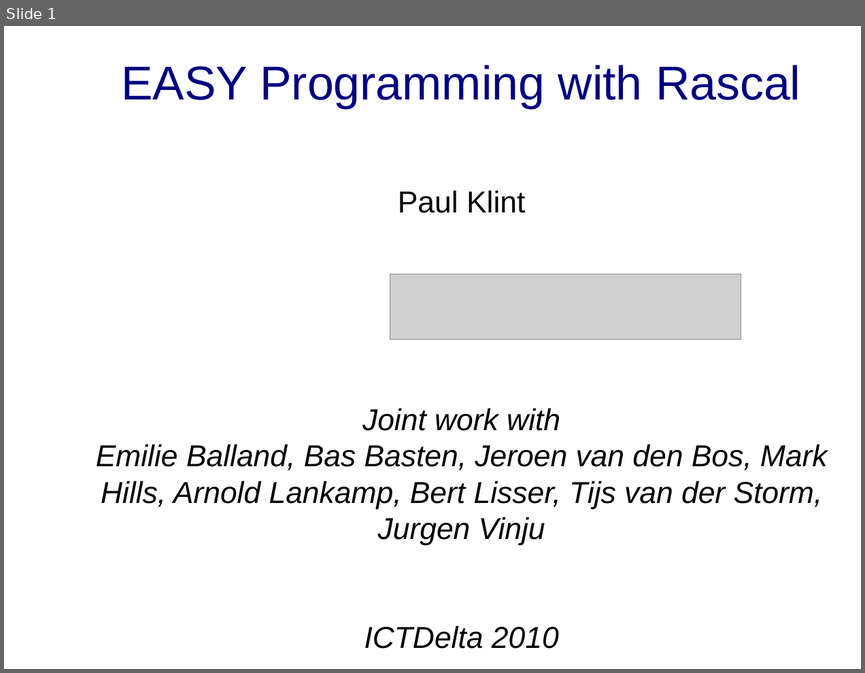
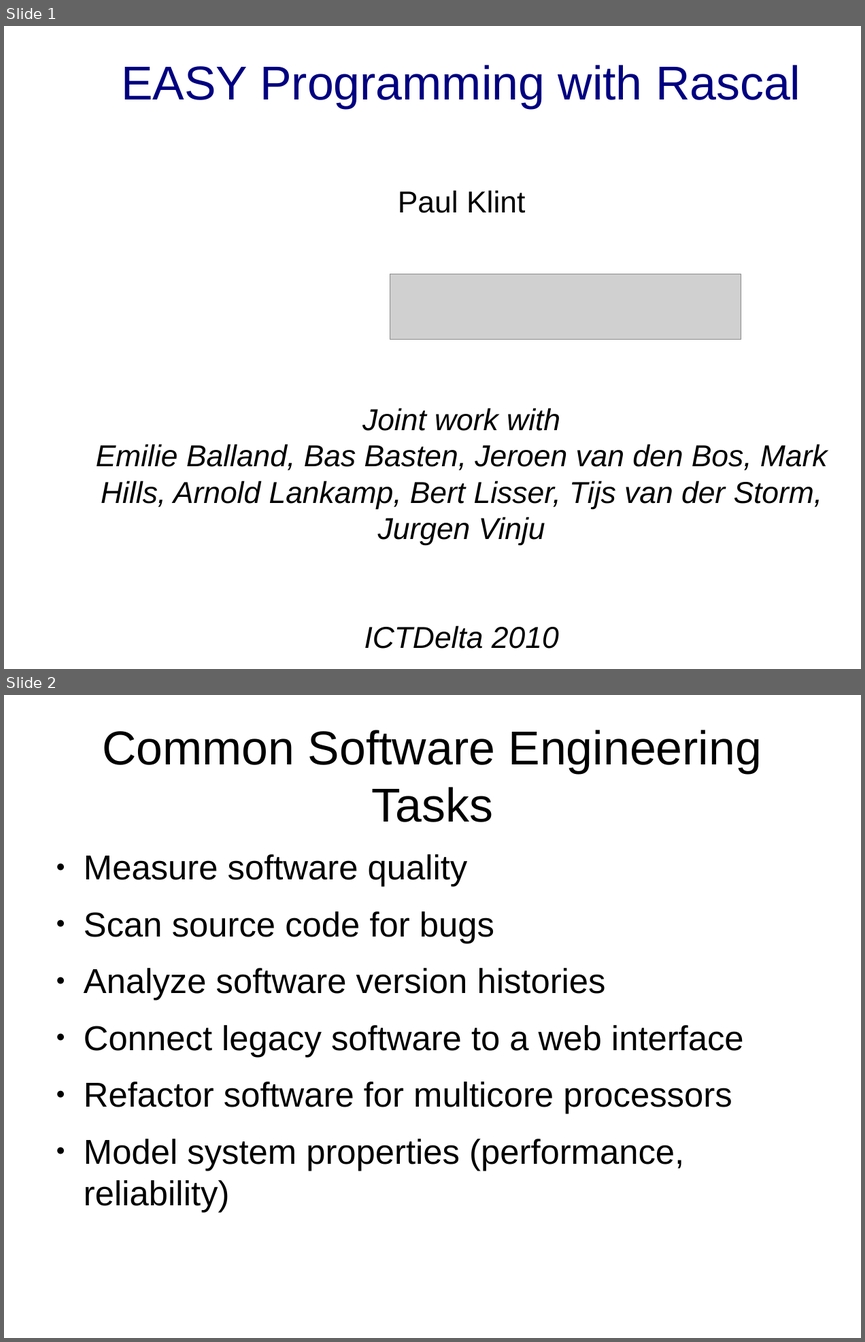
Before and after one commit to cwi-swat/meta-environment, a slide deck: meta-doc/analysis/rascal-slides/rascal-ictdelta.odp. Shown one above the other, each under a label of ours: slide 1 before the commit, slides 1 and 2 after it. The pictures are 865x673 and 865x1342 pixels, drawn with LibreOffice and Linux fonts; fonts in the diff are those of the drawing; grey boxes stand for pictures; background and template pictures are left out. Boxes give left, top, right and bottom in pixels: in the first picture for what was removed or moved away, otherwise in the second. Text is boxed around its words. In the diff, an @@ line names an element or a change of style, - is before the commit and + after.

```diff
--- a/meta-doc/analysis/rascal-slides/rascal-ictdelta.odp
+++ b/meta-doc/analysis/rascal-slides/rascal-ictdelta.odp
@@ slide 2 added at (x1=4, y1=695, x2=861, y2=1338), background #FFFFFF @@
@@ title added at (x1=102, y1=730, x2=762, y2=822), 44 pt, text #000000 @@
+Common Software Engineering Tasks
@@ text added at (x1=84, y1=854, x2=744, y2=1212), 32 pt, text #000000 @@
+● Measure software quality
+● Scan source code for bugs
+● Analyze software version histories
+● Connect legacy software to a web interface
+● Refactor software for multicore processors
+● Model system properties (performance, reliability)
```
Also in this commit, not shown: 3 slides changed, 1 slide removed, 3 other files.
